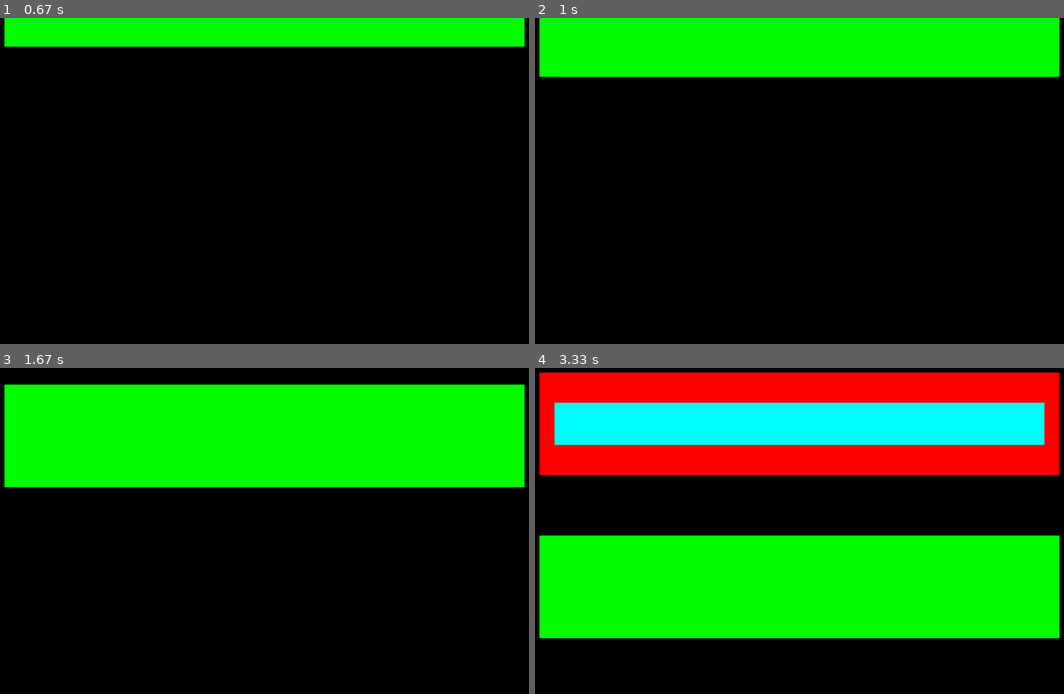
Above: before the commit, frames 1-4 (two rows, left to right).
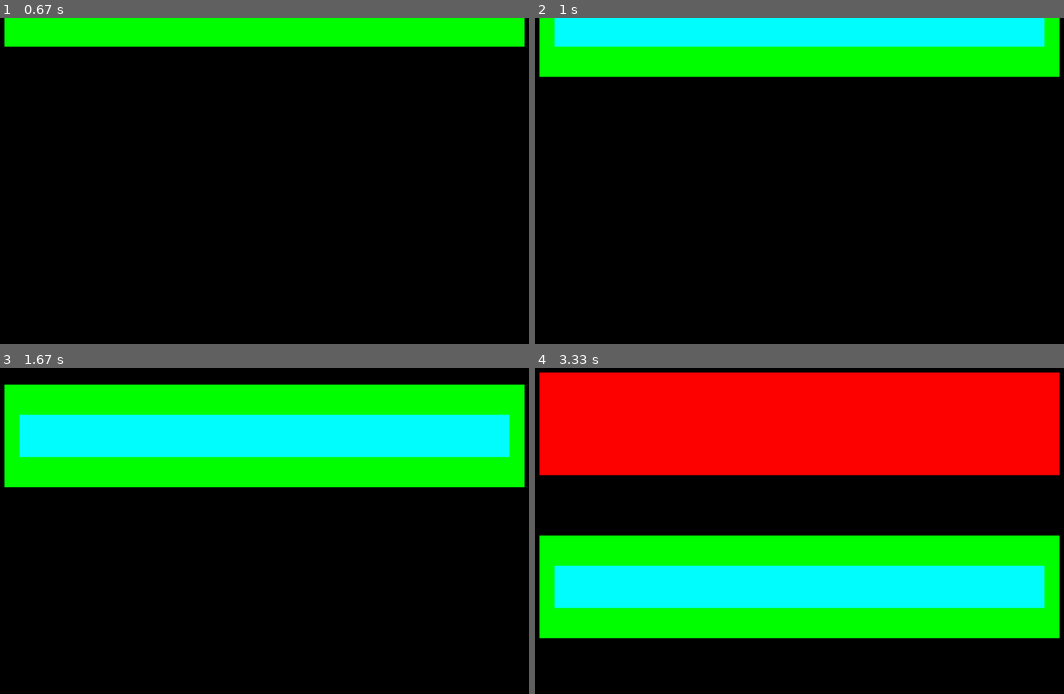
Above: after the commit, the same moments.

Repository: ESWDigitalWasteBins/DigitalWasteBins
Game: pygame game, started from dwb/frame.py
The game is run twice, just before and just after one commit, with the same random seed, the same clock (stepped at 60 frames per second) and the same inputs.
Inputs:
- Up to frame 1 (0.67 s): no input
- Up to frame 2 (1 s): no input
- Up to frame 3 (1.67 s): no input
- Up to frame 4 (3.33 s): no input

Frame 1 is identical in both runs. In frame 2, 8.2% of the frame differs, in the area x 3-97%, y 0-9%; in frame 3, 12%; in frame 4, 25%, in the area x 3-97%, y 10-74%.

Commit message:
Update comments

Diff:
--- a/dwb/frame.py
+++ b/dwb/frame.py
@@ -1,40 +1,75 @@
 import pygame
 
 
-class BaseFrame:
+class BaseFrame(pygame.Surface):
+    """BaseFrame class for layout with position and size."""
     def __init__(self, screen: pygame.display,
-                 x: int=0, y: int=0,
-                 width: int=100, height: int=100):
+                 x: int, y: int,
+                 width: int, height: int):
+        """
+        Initialize BaseFrame as subclass of pygame.Surface. Must have
+        position and size.
+
+        Args:
+            screen: screen to draw on
+            x: x-coordinate of top-left corner
+            y: y-coordinate of top-left corner
+            width: width of frame
+            height: height of frame
+        """
+        pygame.Surface.__init__(self, (width, height))
         self._screen = screen
         self._position = self._x, self._y = (x, y)
-        self._size = self._width, self._height = (width, height)
 
-    def set_position(self, x: int=0, y: int=0) -> None:
-        self._position = self._x, self._y = (x, y)
+    def set_position(self, x: int=None, y: int=None) -> None:
+        """
+        Set frame's top-left coordinate, unchanged if not specified.
+
+        Args:
+            x(=0): update frame's top-left x coordinate
+            y(=0): update frame's top-left x coordinate
+        """
+        if x is not None:
+            self._x = x
+        if y is not None:
+            self._y = y
+        self._position = (self._x, self._y)
 
     def get_x(self) -> int:
+        """Return top-left x coordinate."""
         return self._x
 
     def get_y(self) -> int:
+        """Return top-left y coordinate."""
         return self._y
 
     def get_position(self) -> (int, int):
+        """
+        Return 2-tuple of ints representing top-left (x, y)
+        coordinate.
+        """
         return self._position
 
-    def get_width(self) -> int:
-        return self._width
-
-    def get_height(self) -> int:
-        return self._height
-
-    def get_size(self) -> (int, int):
-        return self._size
+    def get_center(self) -> (int, int):
+        return (self.get_x() + self.get_width()//2, self.get_y() + self.get_height()//2)
 
 
 class Frame(BaseFrame):
+    """Frame class for layout with master and padding."""
     def __init__(self, screen: pygame.display, master: BaseFrame or 'Frame',
                  padx: int=0, pady: int=0,
                  bg_color: (int, int, int)=(0, 0, 0)):
+        """
+        Initialize Frame as subclass of BaseFrame. Must have screen
+        to draw on and master for positioning and sizing.
+
+        Args:
+            screen: screen to draw on
+            master: parent frame of this Frame, either another Frame or BaseFrame
+            padx(=0): horizontal padding
+            pady(=0): vertical padding
+            bg_color(=(0, 0, 0)): background color of Frame, a 3-tuple of ints
+        """
         x, y = master.get_x() + padx, master.get_y() + pady
         width, height = master.get_width() - 2*padx, master.get_height() - 2*pady
         BaseFrame.__init__(self, screen, x, y, width, height)
@@ -45,11 +80,14 @@
         self._bg_color = bg_color
 
     def draw(self) -> None:
-        self.update_position(self._master.get_x(), self._master.get_y())
-        pygame.draw.rect(self._screen, self._bg_color, (self._x, self._y, self._width, self._height))
+        """Draw a rectangle representing this Frame's covering."""
+        self._update_position()
+        pygame.draw.rect(self._screen, self._bg_color, (self._x, self._y, self.get_width(), self.get_height()))
 
-    def update_position(self, x: int=0, y: int=0) -> None:
-        self._position = self._x, self._y = (self._master.get_x() + self._padx, self._master.get_y() + self._pady)
+    def _update_position(self) -> None:
+        """Update position of Frame based on master, used when drawing."""
+        self._position = self._x, self._y = (self._master.get_x() + self._padx,
+                                             self._master.get_y() + self._pady)
 
 
 # Test Frame
@@ -65,12 +103,24 @@
     running = True
     clock = pygame.time.Clock()
 
-    topbase = BaseFrame(screen, width=screen.get_width(), height=screen.get_height()//2)
-    botbase = BaseFrame(screen, y=topbase.get_height(), width=screen.get_width(), height=screen.get_height()//2)
-    topframe = Frame(screen, topbase, padx=100, pady=100, bg_color=(255, 0, 0))
-    botframe = Frame(screen, botbase, padx=100, pady=100, bg_color=(0, 255, 0))
-    subframe = Frame(screen, topframe, bg_color=(0, 255, 255), padx=50, pady=100)
+    topbase = BaseFrame(screen, 0, 0,
+                        width=screen.get_width(),
+                        height=screen.get_height()//2)
+    botbase = BaseFrame(screen, 0, topbase.get_height(),
+                        width=screen.get_width(),
+                        height=screen.get_height()//2)
+    topframe = Frame(screen, topbase,
+                     padx=100, pady=100,
+                     bg_color=(255, 0, 0))
+    botframe = Frame(screen, botbase,
+                     padx=100, pady=100,
+                     bg_color=(0, 255, 0))
+    subframe = Frame(screen, botframe,
+                     padx=50, pady=100,
+                     bg_color=(0, 255, 255))
+
     y = -screen.get_height()
+
     while running:
         for event in pygame.event.get():
             if event.type == pygame.QUIT:
@@ -82,9 +132,12 @@
                     break
 
         y += 5
+
         screen.fill(0)
+
         topbase.set_position(0, y)
         botbase.set_position(0, y + topbase.get_height())
+
         topframe.draw()
         botframe.draw()
         subframe.draw()
